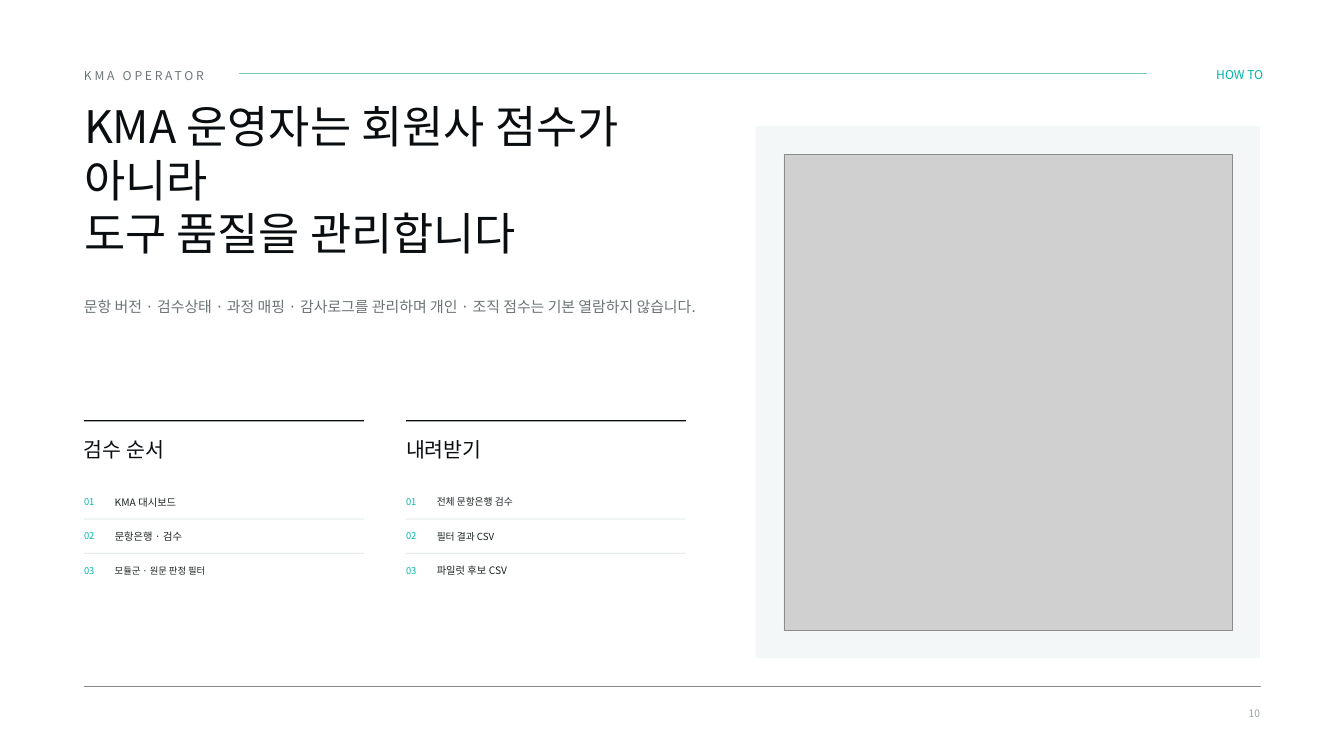
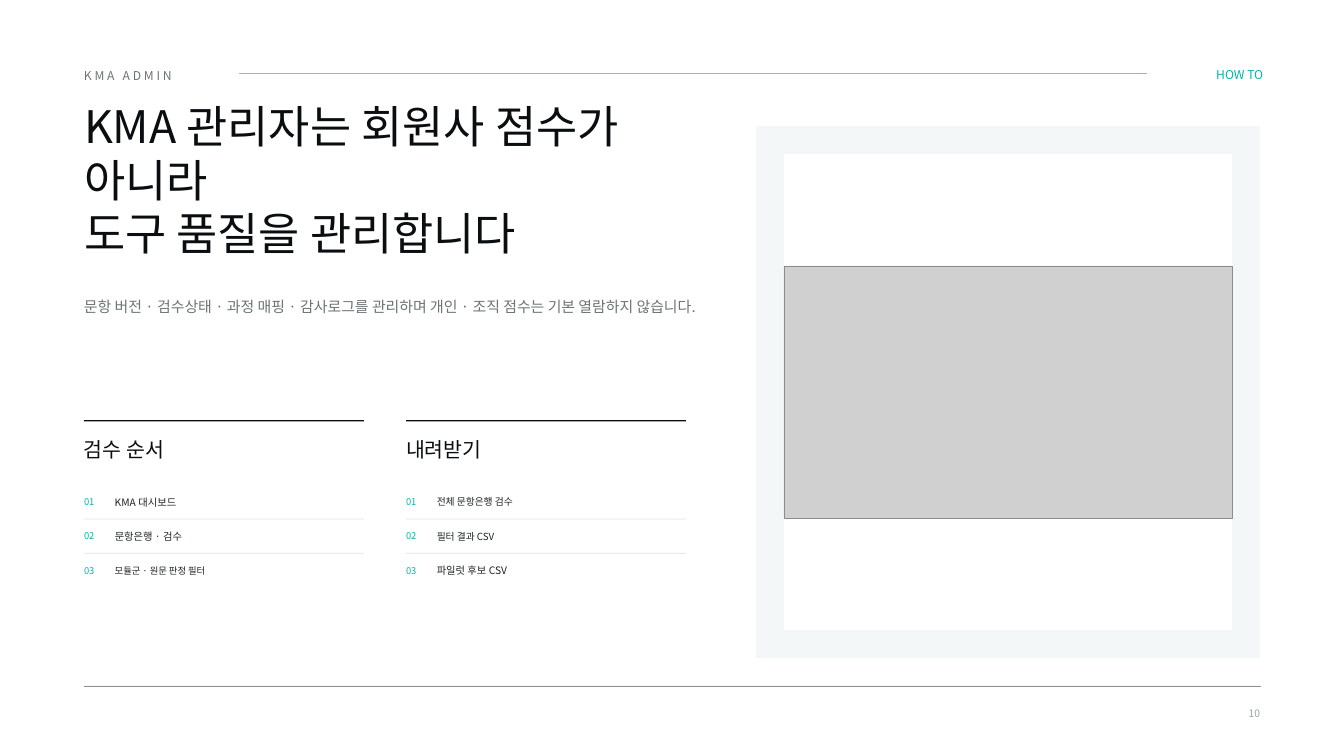
Before and after one commit to skytree96-cmyk/KMA_TAB_v2, a slide deck: slide 10 of docs/TAP_빠른사용가이드_v3.pptx. Drawn at 1344x756 pixels with LibreOffice and Linux fonts; fonts in the diff are those of the drawing; grey boxes stand for pictures. Boxes give left, top, right and bottom in pixels: in the first picture for what was removed or moved away, otherwise in the second. Text is boxed around its words. In the diff, an @@ line names an element or a change of style, - is before the commit and + after.

```diff
--- a/docs/TAP_빠른사용가이드_v3.pptx
+++ b/docs/TAP_빠른사용가이드_v3.pptx
@@ text at [84,71,172,80]: text changed @@
-KMA OPERATOR
+KMA ADMIN
@@ text at [84,106,619,201]: text changed @@
-KMA 운영자는 회원사 점수가 아니라
+KMA 관리자는 회원사 점수가 아니라
@@ rectangle added at [784,154,1232,630], fill #FFFFFF @@
@@ picture: place and size @@
-picture at [784,154,1232,630]
+picture at [784,266,1232,518]
```
Also in this commit, not shown: 7 other slides changed, 8 other files.
